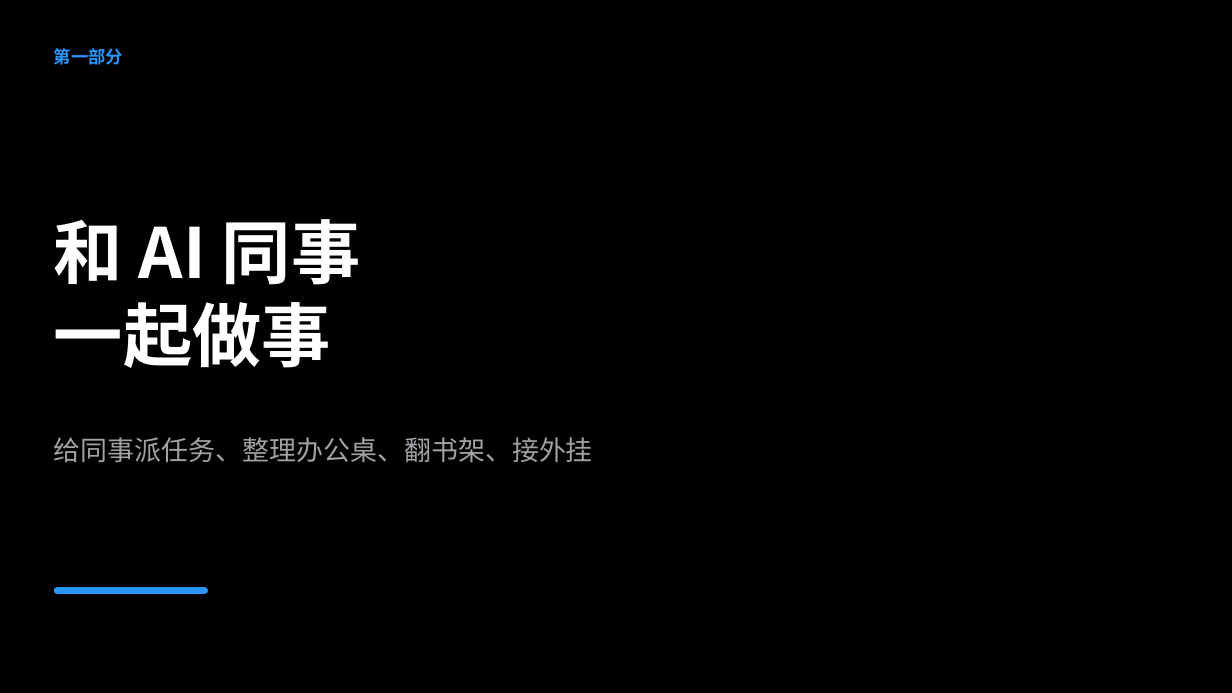
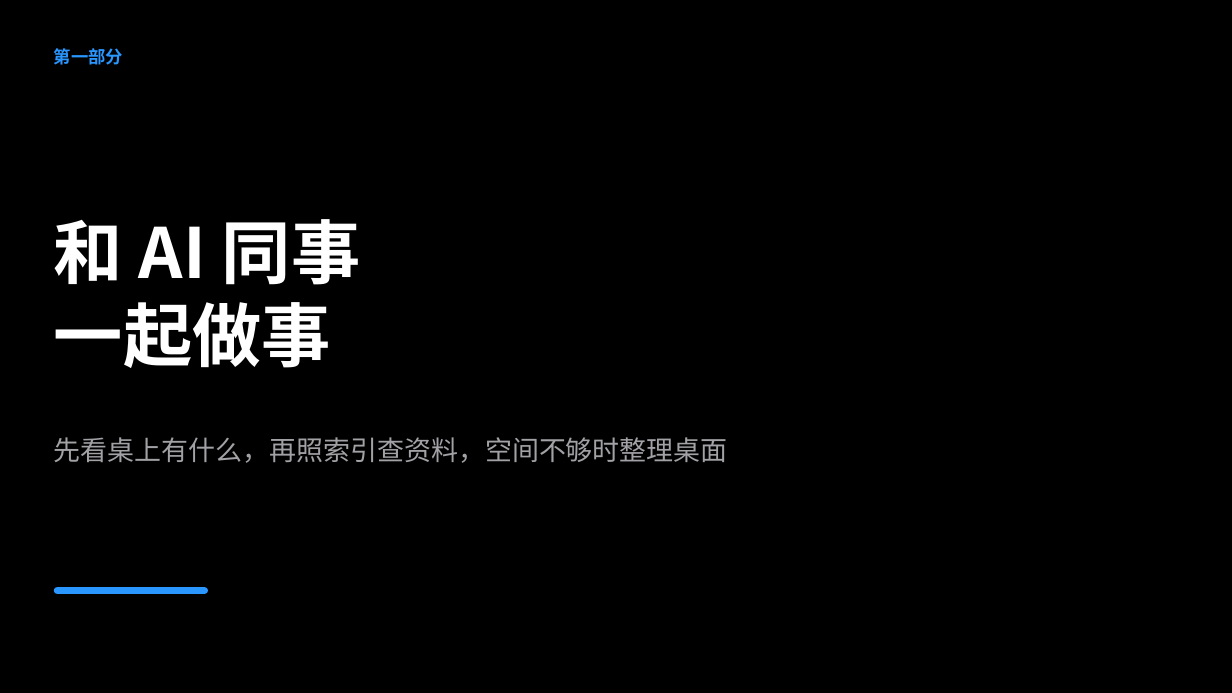
Before and after one commit to jihtsan/https-github.com-jihtsan-cz-night-learn-20261111, a slide deck: slide 1 of learn-02/第二课第一部分 - AI 如何接收和完成任务.pptx. Drawn at 1232x693 pixels with LibreOffice and Linux fonts; fonts in the diff are those of the drawing. Boxes give left, top, right and bottom in pixels: in the first picture for what was removed or moved away, otherwise in the second. Text is boxed around its words. In the diff, an @@ line names an element or a change of style, - is before the commit and + after.

Commit message:
讲清 AI 的桌面、索引与材料整理 (#21)

```diff
--- a/learn-02/第二课第一部分 - AI 如何接收和完成任务.pptx
+++ b/learn-02/第二课第一部分 - AI 如何接收和完成任务.pptx
@@ text at bbox=[54, 437, 728, 463]: text changed @@
-给同事派任务、整理办公桌、翻书架、接外挂
+先看桌上有什么，再照索引查资料，空间不够时整理桌面
```
Also in this commit, not shown: 5 other slides changed.
